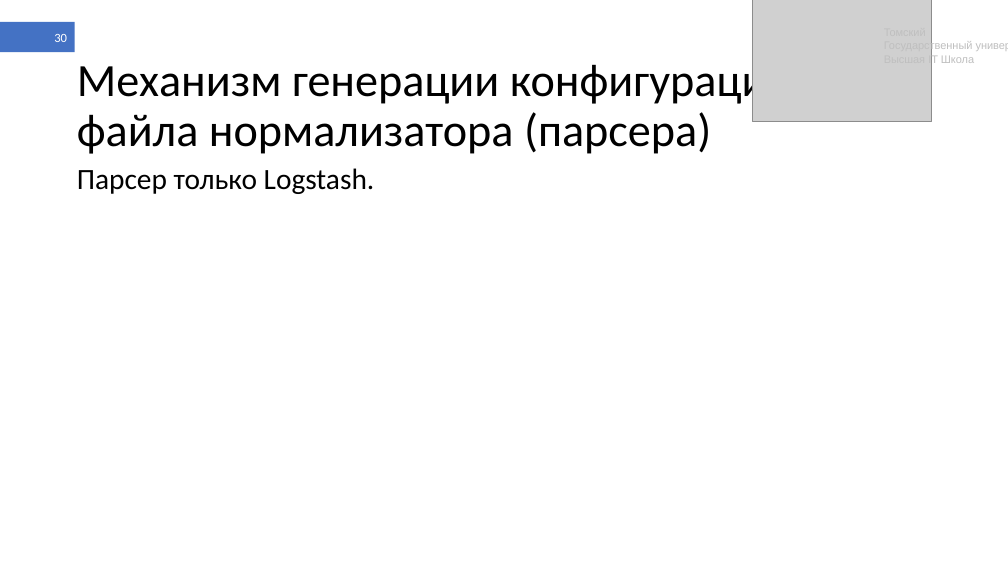
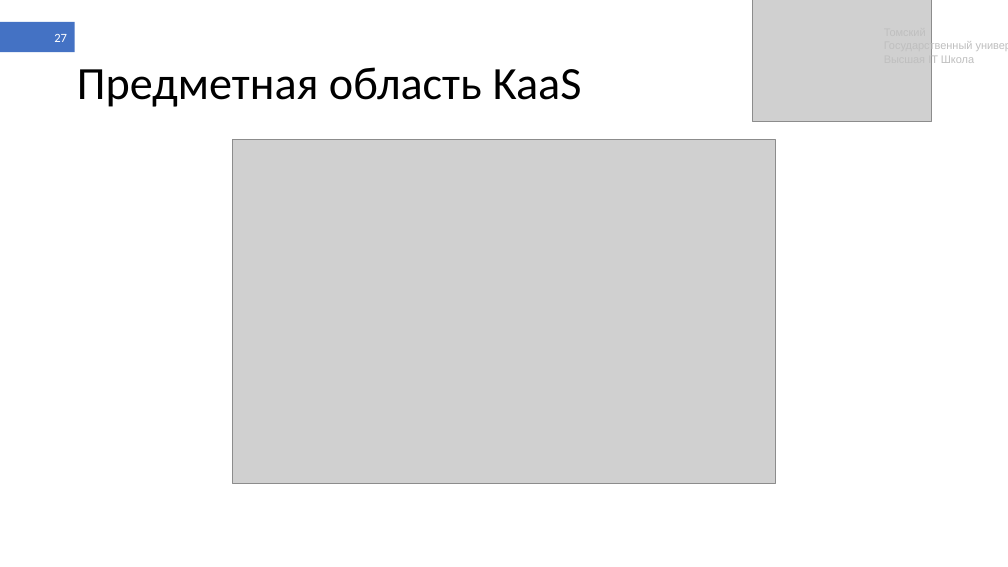
Before and after one commit to shameoff/GraduateWork, a slide deck: slide 27 of Презентация ВКР (в шаблоне).pptx (slide 30 before the commit). Drawn at 1008x567 pixels with LibreOffice and Linux fonts; fonts in the diff are those of the drawing; grey boxes stand for pictures. Boxes give left, top, right and bottom in pixels: in the first picture for what was removed or moved away, otherwise in the second. Text is boxed around its words. In the diff, an @@ line names an element or a change of style, - is before the commit and + after.

```diff
--- a/Презентация ВКР (в шаблоне).pptx
+++ b/Презентация ВКР (в шаблоне).pptx
@@ page number at (x1=54, y1=34, x2=67, y2=42): text changed @@
-30
+27
@@ title removed at (x1=77, y1=58, x2=905, y2=154) @@
-Механизм генерации конфигурационного файла нормализатора (парсера)
@@ title added at (x1=77, y1=67, x2=582, y2=107), 44 pt, text #000000 @@
+Предметная область KaaS
@@ picture added at (x1=233, y1=140, x2=775, y2=483) @@
@@ text removed at (x1=77, y1=168, x2=375, y2=194) @@
-Парсер только Logstash.
```
Also in this commit, not shown: 14 other slides changed, 12 slides added, 6 slides removed, 4 other files.
